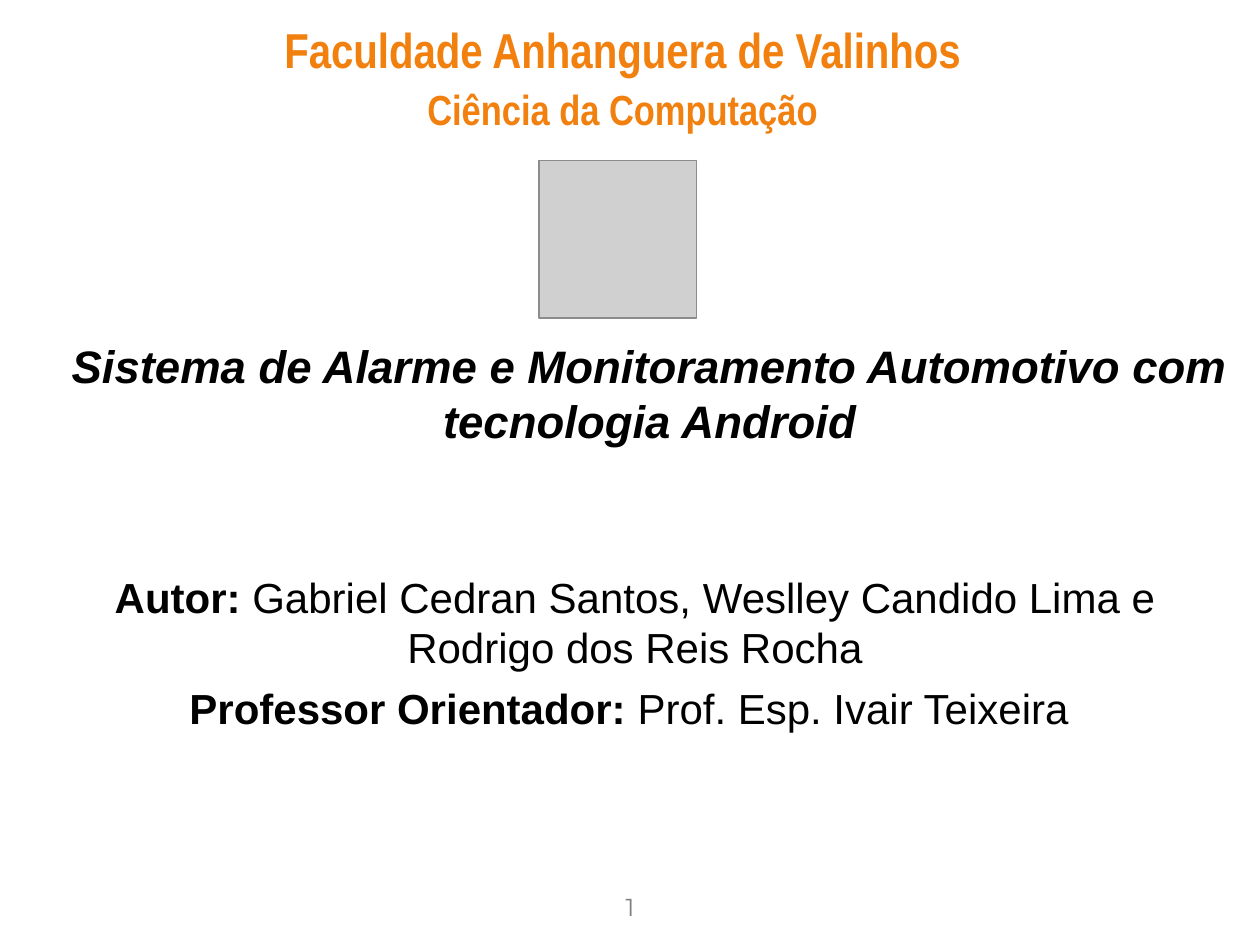
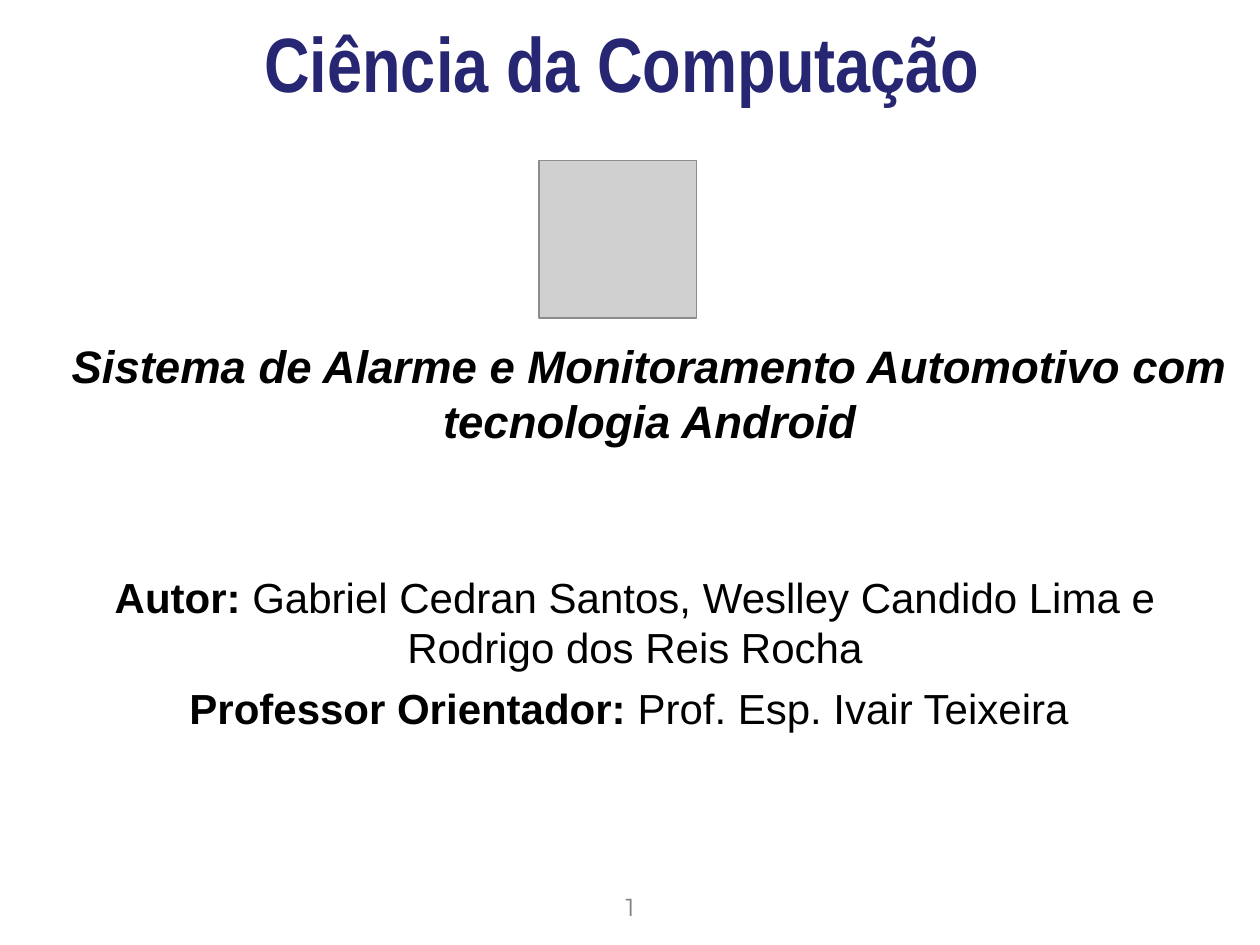
Before and after one commit to gabrielcedran/tcc-alarm-gsm, a slide deck: slide 1 of Docs/Apresentacao_padrao_Conic_2009.ppt. Drawn at 1260x945 pixels with LibreOffice and Linux fonts; fonts in the diff are those of the drawing; grey boxes stand for pictures; background and template pictures are left out. Boxes give left, top, right and bottom in pixels: in the first picture for what was removed or moved away, otherwise in the second. Text is boxed around its words. In the diff, an @@ line names an element or a change of style, - is before the commit and + after.

```diff
--- a/Docs/Apresentacao_padrao_Conic_2009.ppt
+++ b/Docs/Apresentacao_padrao_Conic_2009.ppt
@@ text "Ciência da Computação" at (264,34,979,107): size 24 to 44 pt, text colour #F1800F to #262673; more space between paragraphs @@
@@ text at (284,32,961,77): paragraph removed @@
-Faculdade Anhanguera de Valinhos
```
Also in this commit, not shown: 13 other slides changed.
